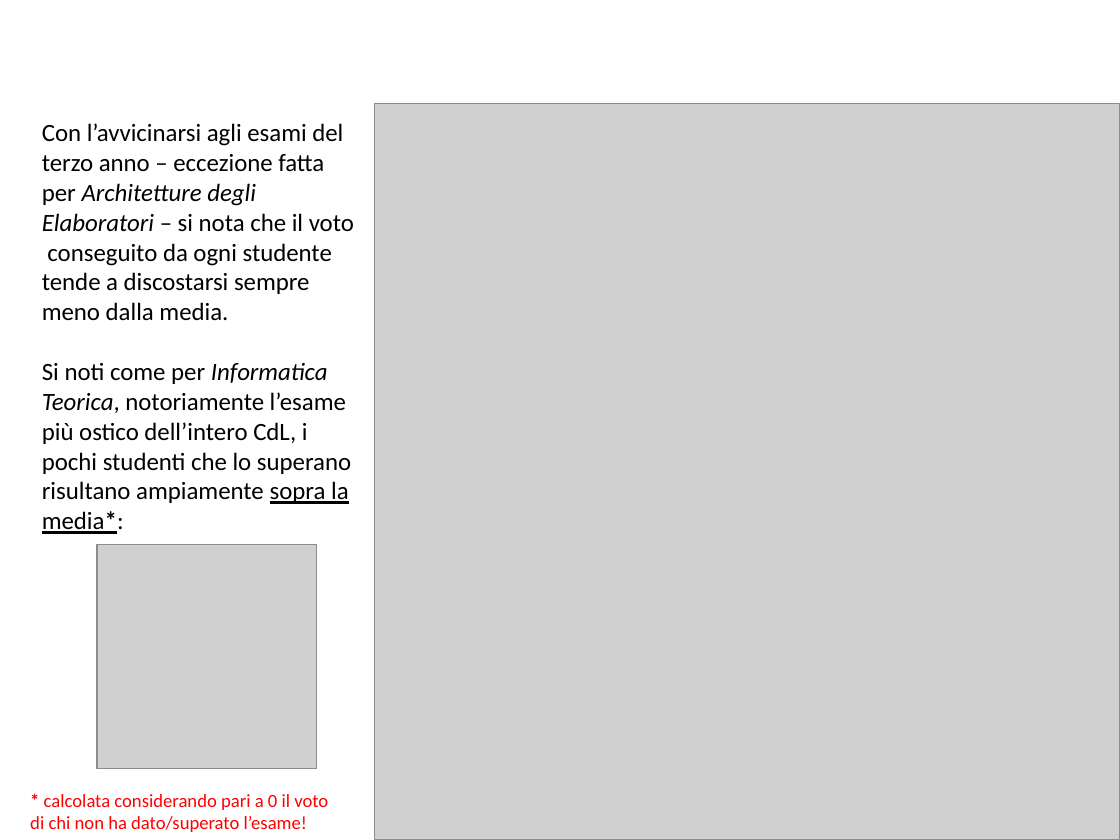
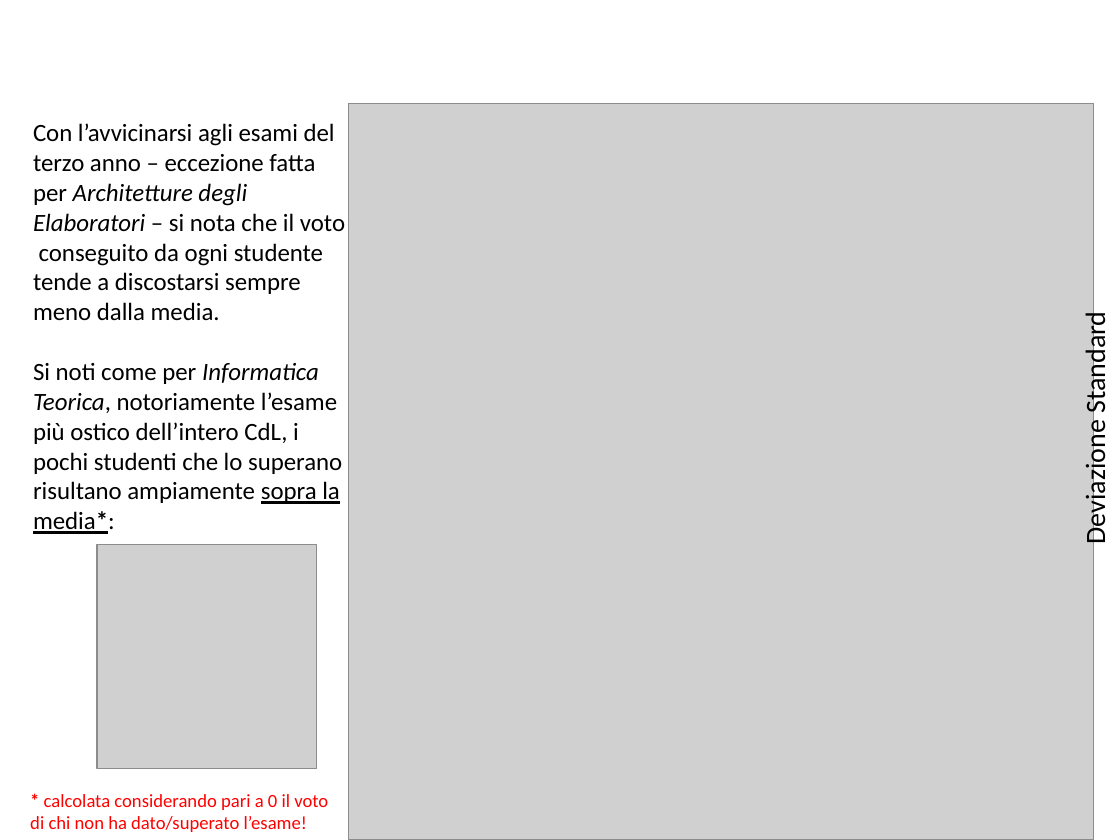
Before and after one commit to BlacknDecker/unifi, a slide deck: slide 26 of relazione.pptx. Drawn at 1120x840 pixels with LibreOffice and Linux fonts; fonts in the diff are those of the drawing; grey boxes stand for pictures; background and template pictures are left out. Boxes give left, top, right and bottom in pixels: in the first picture for what was removed or moved away, otherwise in the second. Text is boxed around its words. In the diff, an @@ line names an element or a change of style, - is before the commit and + after.

```diff
--- a/relazione.pptx
+++ b/relazione.pptx
@@ text "Con l’avvicinarsi agli esami del ...": place and size @@
-text "Con l’avvicinarsi agli esami del ..." at [42, 123, 354, 534]
+text "Con l’avvicinarsi agli esami del ..." at [33, 123, 345, 534]
@@ picture: place and size @@
-picture at [375, 103, 1120, 840]
+picture at [348, 103, 1093, 840]
@@ text added at [1078, 321, 1112, 540], 18 pt, text #000000 @@
+Deviazione Standard
```
Also in this commit, not shown: 2 other slides changed, 3 slides added.
